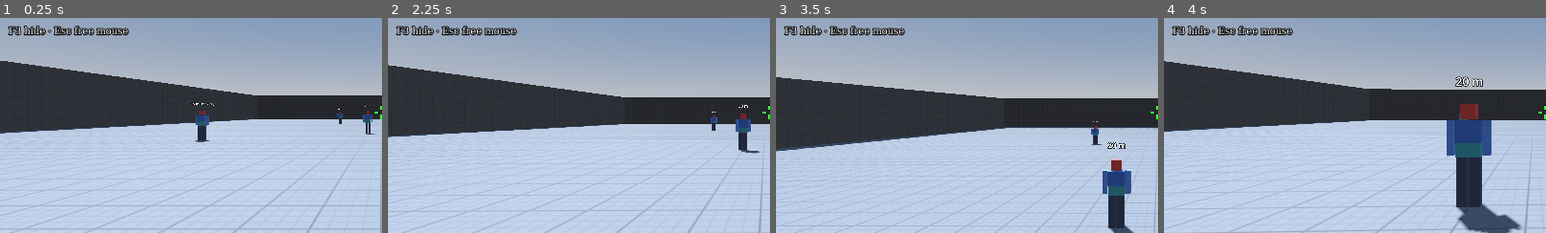
Above: before the commit, frames 1-4 (left to right).
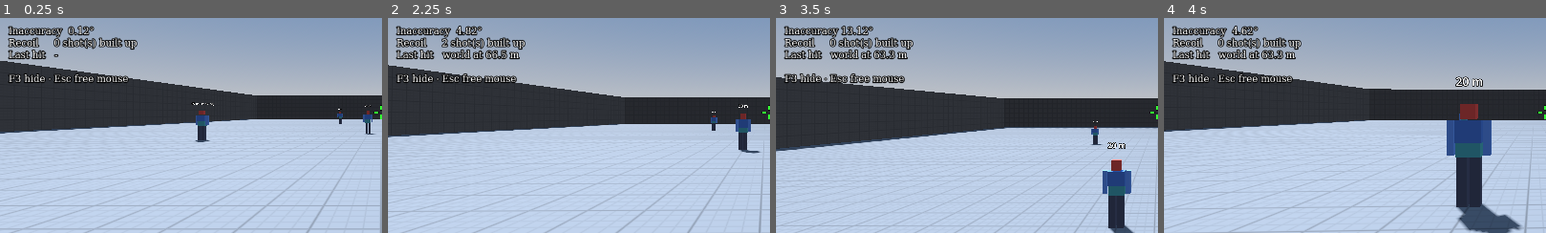
Above: after the commit, the same moments.

Repository: Jankozeluh/Chiip
Game: Godot game, scene res://maps/test_map.tscn
The game is run twice, just before and just after one commit, with the same random seed, the same clock (stepped at 60 frames per second) and the same inputs.
Inputs (mouse positions are % of the whole screen's width and height, from its top left):
- Up to frame 1 (0.25 s): no input
- Up to frame 2 (2.25 s): move the mouse to (55, 50) at 0.52 s; hold Right mouse button (aim) 0.53-1.28 s; hold W (move_forward) from 0.53 s (still down); tap Space (jump) at 0.77, 1.52 s; move the mouse to (45, 50) at 1.27 s; tap Ctrl (crouch) at 1.35 s; move the mouse to (52, 48) at 2.02 s; press the mouse at (52, 48) at 2.03 s
- Up to frame 3 (3.5 s): keep holding W (move_forward); move the mouse to (49, 52) at 2.77 s; release the mouse at (49, 52) at 2.78 s; tap Shift (walk) at 2.85 s; tap Space (jump) at 3.02 s
- Up to frame 4 (4 s): keep holding W (move_forward); move the mouse to (57, 51) at 3.52 s; hold Right mouse button (aim) from 3.53 s (still down); tap Space (jump) at 3.77 s
The pictures show only the part of the screen within x 0-50%, y 28-78%; the shares and areas given below are measured in that part.

The runs differ from the first frame. In frame 1, 3.3% of the frame differs, in the area x 2-36%, y 3-31%; in frame 2, 3.9%; in frame 3, 4.1%; in frame 4, 3.9%.

Commit message:
M2: Show weapon state in the debug overlay
Current inaccuracy cone, built-up recoil and the last hit's zone,
damage and distance.

Co-Authored-By: Claude Opus 5.5 <noreply@anthropic.com>

Diff:
--- a/ui/debug_overlay.gd
+++ b/ui/debug_overlay.gd
@@ -1,5 +1,5 @@
 extends CanvasLayer
-## On-screen readout of the player's movement, like CS's cl_showpos.
+## On-screen readout of the player's movement and weapon, like CS's cl_showpos.
 ## Toggle it with F3 (the toggle_debug action).
 
 ## The player to show information about.
@@ -51,9 +51,22 @@
 		"Walking    %s" % _yes_no(Input.is_action_pressed("walk")),
 		"Shoot/Aim  %s / %s" % [_yes_no(Input.is_action_pressed("shoot")), _yes_no(Input.is_action_pressed("aim"))],
 		"",
+		"Inaccuracy %5.2f°" % player.weapon.get_inaccuracy(),
+		"Recoil     %d shot(s) built up" % (player.weapon.get_spray_shot() - 1),
+		"Last hit   %s" % _describe_hit(player.weapon.last_hit),
+		"",
 		"F3 hide · Esc free mouse",
 	])
 
 
+## One-line summary of a bullet hit, e.g. "Head 142 dmg at 5.0 m".
+func _describe_hit(hit: Dictionary) -> String:
+	if hit.is_empty():
+		return "-"
+	if hit.zone == "":
+		return "world at %.1f m" % hit.distance
+	return "%s %d dmg at %.1f m" % [hit.zone, int(hit.damage), hit.distance]
+
+
 func _yes_no(value: bool) -> String:
 	return "yes" if value else "no"
--- a/ui/debug_overlay.tscn
+++ b/ui/debug_overlay.tscn
@@ -12,7 +12,7 @@
 offset_left = 16.0
 offset_top = 16.0
 offset_right = 416.0
-offset_bottom = 296.0
+offset_bottom = 380.0
 theme_override_colors/font_color = Color(1, 1, 1, 1)
 theme_override_colors/font_outline_color = Color(0, 0, 0, 1)
 theme_override_constants/outline_size = 6
Not shown, changed: README.md
Not shown, changed: docs/ARCHITECTURE.md
Not shown, changed: docs/DEVLOG.md
Not shown, changed: docs/PLAN.md
